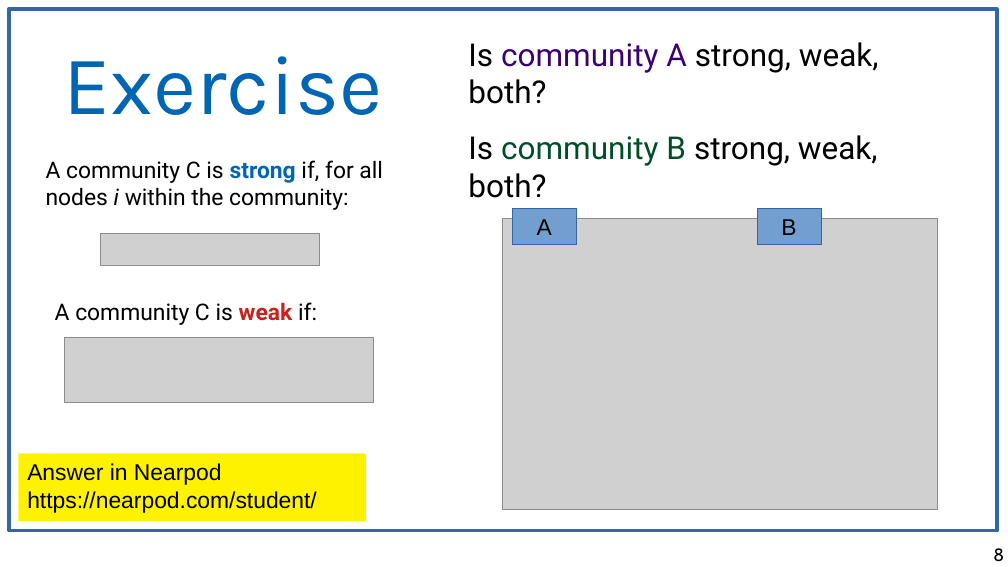
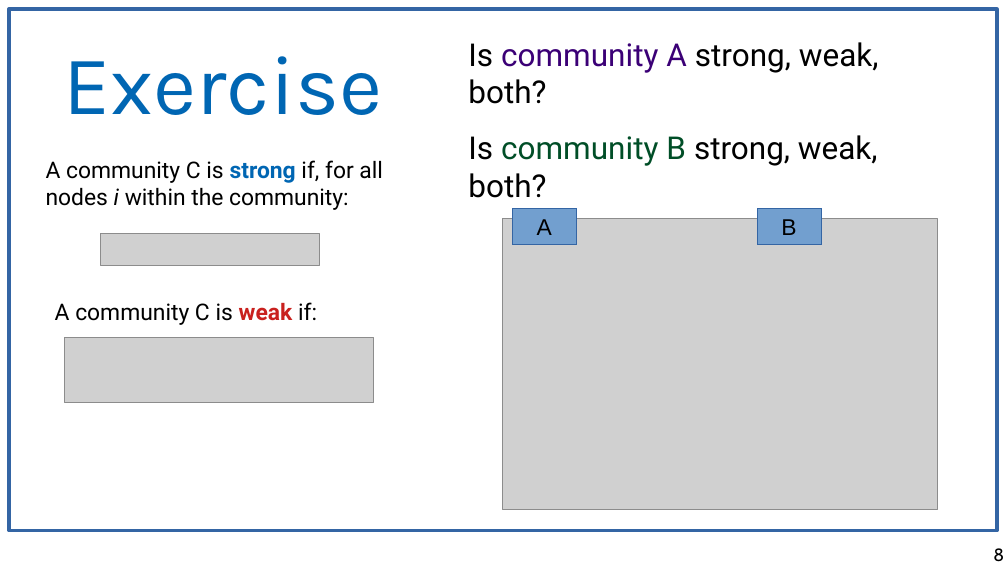
Before and after one commit to chatox/networks-science-course, a slide deck: slide 8 of theory/odp/tt21-finding_communities.odp. Drawn at 1008x567 pixels with LibreOffice and Linux fonts; fonts in the diff are those of the drawing; grey boxes stand for pictures. Boxes give left, top, right and bottom in pixels: in the first picture for what was removed or moved away, otherwise in the second. Text is boxed around its words. In the diff, an @@ line names an element or a change of style, - is before the commit and + after.

```diff
--- a/theory/odp/tt21-finding_communities.odp
+++ b/theory/odp/tt21-finding_communities.odp
@@ rectangle removed at box(18, 454, 366, 521) @@
-Answer in Nearpod
-https://nearpod.com/student/
```
Also in this commit, not shown: 2 other slides changed, 11 other files.
